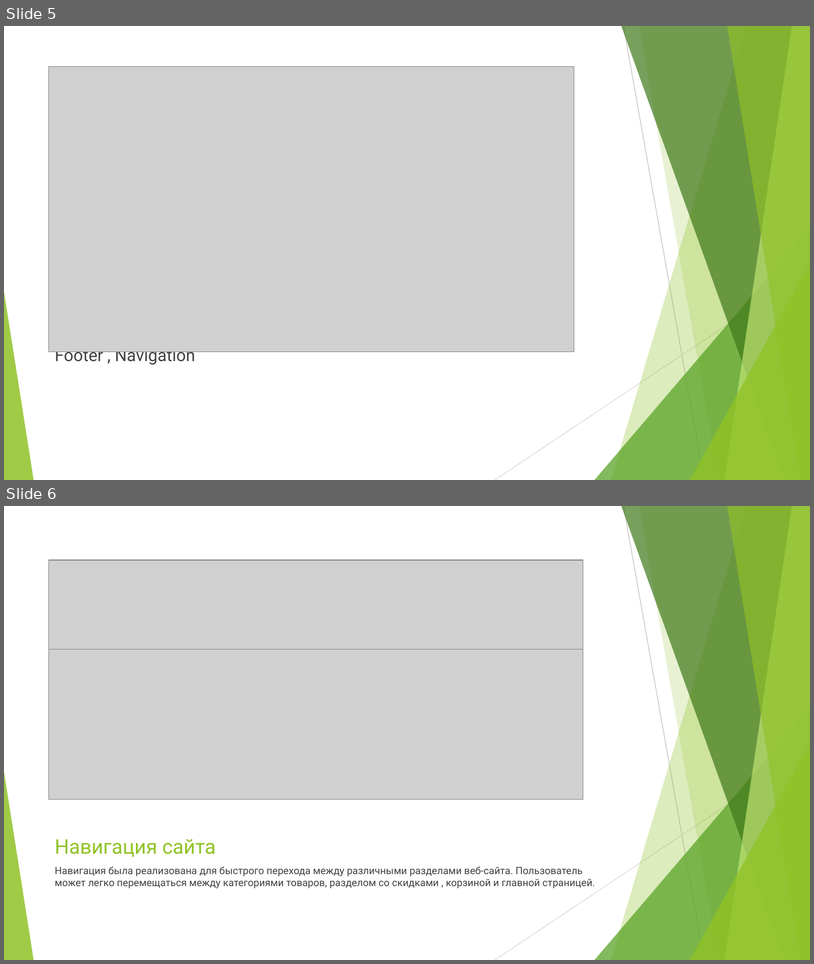
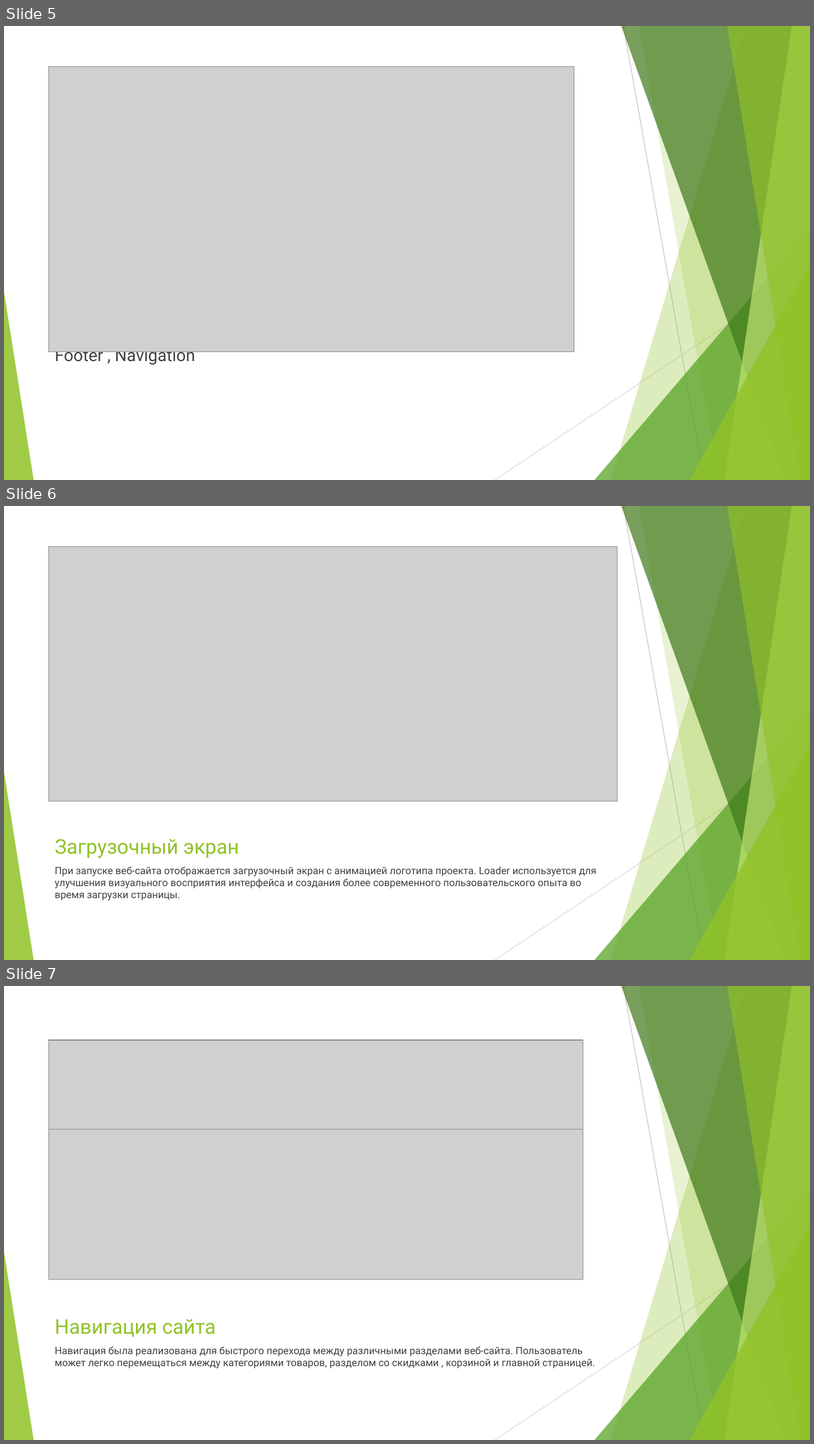
Before and after one commit to curo2252/Online-store, a slide deck: coursework files/Мамедов Орудж 680.23.pptx. Shown one above the other, each under a label of ours: slides 5 and 6 before the commit, slides 5, 6 and 7 after it. The pictures are 814x964 and 814x1444 pixels, drawn with LibreOffice and Linux fonts; fonts in the diff are those of the drawing; grey boxes stand for pictures. Boxes give left, top, right and bottom in pixels: in the first picture for what was removed or moved away, otherwise in the second. Text is boxed around its words. In the diff, an @@ line names an element or a change of style, - is before the commit and + after.

```diff
--- a/coursework files/Мамедов Орудж 680.23.pptx
+++ b/coursework files/Мамедов Орудж 680.23.pptx
@@ slide 6 added at [4, 506, 810, 960], background #FFFFFF; not listed: 10 template elements that a slide beside it also shows @@
@@ picture added at [49, 547, 617, 801] @@
@@ title added at [55, 838, 239, 858], 24 pt, text #90C226 @@
+Загрузочный экран
@@ text added at [55, 866, 597, 900], 12 pt, text #404040 @@
+При запуске веб-сайта отображается загрузочный экран с анимацией логотипа проекта. Loader используется для улучшения визуального восприятия интерфейса и создания более современного пользовательского опыта во время загрузки страницы.
@@ what was slide 6 is now slide 7 @@
```
Also in this commit, not shown: 1 slide changed, 1 other slide added.
